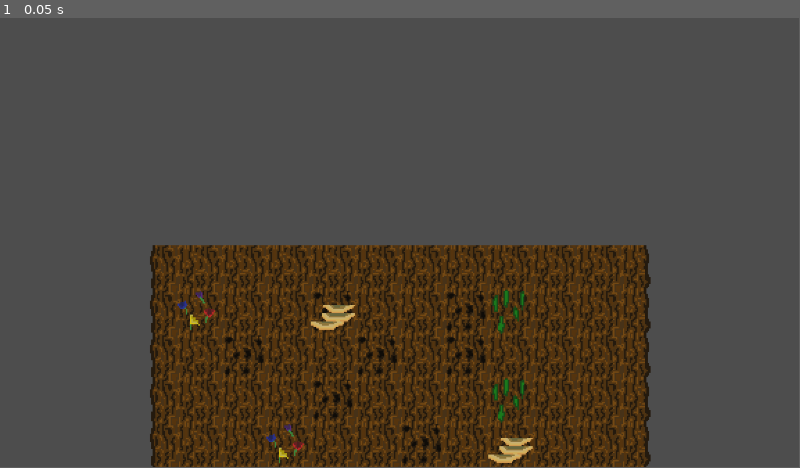
Above: before the commit, frame 1.
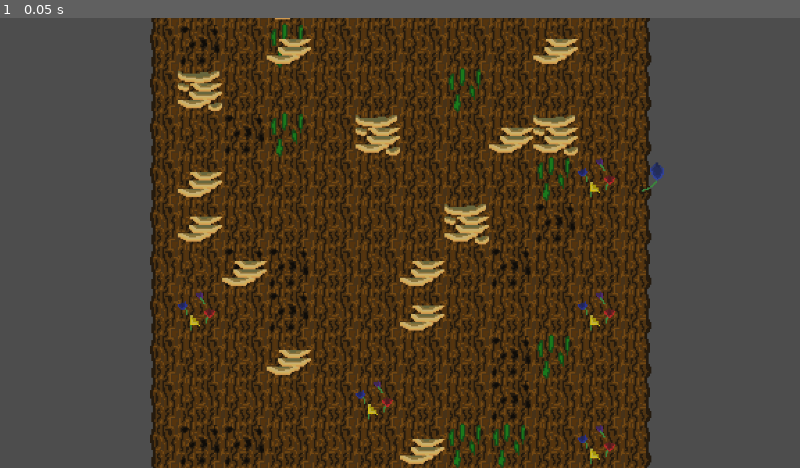
Above: after the commit, the same moment.

Repository: Team-Goose/brackeys-12-game-jam
Game: Godot game, scene res://game.tscn
The game is run twice, just before and just after one commit, with the same random seed, the same clock (stepped at 60 frames per second) and the same inputs.
Inputs:
- Up to frame 1 (0.05 s): no input
In our replay, the window is 799x449 before the commit and 800x450 after it. These sizes can differ from the game's own. Grey fills any space a smaller window leaves; there, only what the larger window draws over its background counts as a difference.

The runs differ from the first frame. In frame 1, 39% of the frame differs, in the area x 18-83%, y 0-100%.

Commit message:
made tree generation infinite! (with commented out input function for testing)

Diff:
--- a/project.godot
+++ b/project.godot
@@ -14,6 +14,10 @@
 run/main_scene="res://game.tscn"
 config/features=PackedStringArray("4.3", "Forward Plus")
 config/icon="res://icon.svg"
+
+[display]
+
+window/stretch/mode="viewport"
 
 [input]
 
--- a/scenes/tree_hold_mapper.tscn
+++ b/scenes/tree_hold_mapper.tscn
@@ -4,3 +4,5 @@
 
 [node name="TreeHoldMapper" type="Node2D"]
 script = ExtResource("1_h3l8u")
+
+[node name="TreeCam" type="Camera2D" parent="."]
--- a/scripts/tree_hold_mapper.gd
+++ b/scripts/tree_hold_mapper.gd
@@ -1,6 +1,6 @@
 extends Node2D
 
-var rng = RandomNumberGenerator.new()
+var rng := RandomNumberGenerator.new()
 
 const BOXES_PER_ROW := 12
 const NUM_ROWS := 5
@@ -10,42 +10,64 @@
 # effectively a const but const doesn't get along with PackedFloat32Array for some reason
 var weights := PackedFloat32Array([1.0, 0.8, 0.7, 0.5])
 
+var tree_cell = preload("res://scenes/tree_cell.tscn")
+var atlas_texture = load("res://assets/tree_sprite_sheet.png")
 var start_x := 0
 var start_y := 0
-
-var grid = []
+var grid := []
+var next_row_to_delete := 0
 
 func _ready() -> void:
-	var chance_box = preload("res://scenes/tree_cell.tscn")
-	var atlas_texture = load("res://assets/tree_sprite_sheet.png")
+	var instance: TreeCell = tree_cell.instantiate()
+	var rect: Rect2 = instance.get_rect()
+	var vp_rect = get_viewport_rect().size
+	start_x = (vp_rect.x / 2) - (rect.size.x * BOXES_PER_ROW / 2)
+	start_x += rect.size.x / 2
+	start_y = vp_rect.y
+	start_y -= rect.size.y / 2
+	$TreeCam.global_position = Vector2(vp_rect.x / 2, vp_rect.y / 2)
 	for i in BOXES_PER_ROW:
 		grid.append([])
-		for j in NUM_ROWS:
-			var strength = rng.rand_weighted(weights)
-			var instance: TreeCell = chance_box.instantiate()
-			var rect: Rect2 = instance.get_rect()
-			# alter the overall start positions based on the box size when looking at the first box
-			if i == 0 && j == 0:
-				var vp_rect = get_viewport_rect().size
-				start_x = (vp_rect.x / 2) - (rect.size.x * BOXES_PER_ROW / 2)
-				start_x += rect.size.x / 2
-				start_y = vp_rect.y
-				start_y -= rect.size.y / 2
-			instance.global_position = Vector2(start_x + (i * rect.size.x), start_y - (j * rect.size.y))
-			var good_hold_chance = randf()
-			if good_hold_chance <= GOOD_HOLD_THRESHOLD:
-				var how_good_chance = randf()
-				if how_good_chance <= HOW_GOOD_THRESHOLD:
-					instance.hold_strength = instance.GREAT_HOLD_THRESHOLD
-				else:
-					instance.hold_strength = instance.DECENT_HOLD_THRESHOLD
-			else:
-				instance.hold_strength = strength
-			if i == 0:
-				instance.set_side_sprite(atlas_texture, "left")
-			elif i == BOXES_PER_ROW - 1:
-				instance.set_side_sprite(atlas_texture, "right")
-			else:
-				instance.set_atlas_regions(atlas_texture)
-			add_child(instance)
-			grid.append(instance)
+		var cells_in_height := 0
+		while cells_in_height * rect.size.y <= vp_rect.y:
+			add_tree_cell(i, cells_in_height)
+			cells_in_height += 1
+
+#func _input(event) -> void:
+	#var instance: TreeCell = tree_cell.instantiate()
+	#var rect: Rect2 = instance.get_rect()
+	#if event.is_action_pressed("up"):
+		#for i in grid.size():
+			#add_tree_cell(i, grid[i].size())
+			#grid[i][next_row_to_delete].queue_free()
+			#grid[i][next_row_to_delete] = null
+		#$TreeCam.global_position.y -= rect.size.y
+		#next_row_to_delete += 1
+	#if event.is_action_pressed("down"):
+		#$TreeCam.global_position.y += rect.size.y
+
+func add_tree_cell(i: int, j: int) -> void:
+	var instance: TreeCell = tree_cell.instantiate()
+	var rect: Rect2 = instance.get_rect()
+	var strength = rng.rand_weighted(weights)
+	instance.global_position = Vector2(
+		start_x + (i * rect.size.x),
+		start_y - (j * rect.size.y)
+	)
+	var good_hold_chance = randf()
+	if good_hold_chance <= GOOD_HOLD_THRESHOLD:
+		var how_good_chance = randf()
+		if how_good_chance <= HOW_GOOD_THRESHOLD:
+			instance.hold_strength = instance.GREAT_HOLD_THRESHOLD
+		else:
+			instance.hold_strength = instance.DECENT_HOLD_THRESHOLD
+	else:
+		instance.hold_strength = strength
+	if i == 0:
+		instance.set_side_sprite(atlas_texture, "left")
+	elif i == BOXES_PER_ROW - 1:
+		instance.set_side_sprite(atlas_texture, "right")
+	else:
+		instance.set_atlas_regions(atlas_texture)
+	add_child(instance)
+	grid[i].append(instance)
